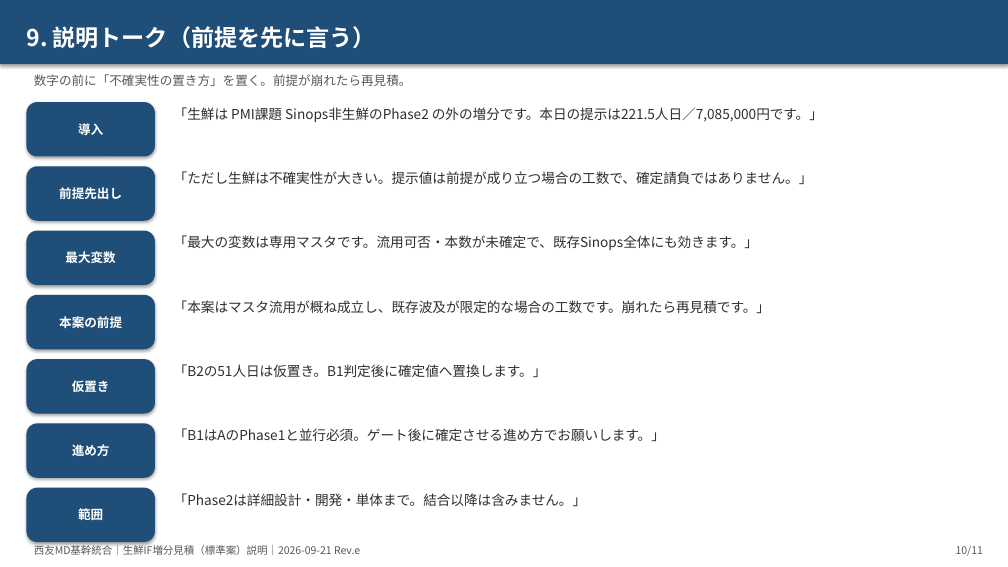
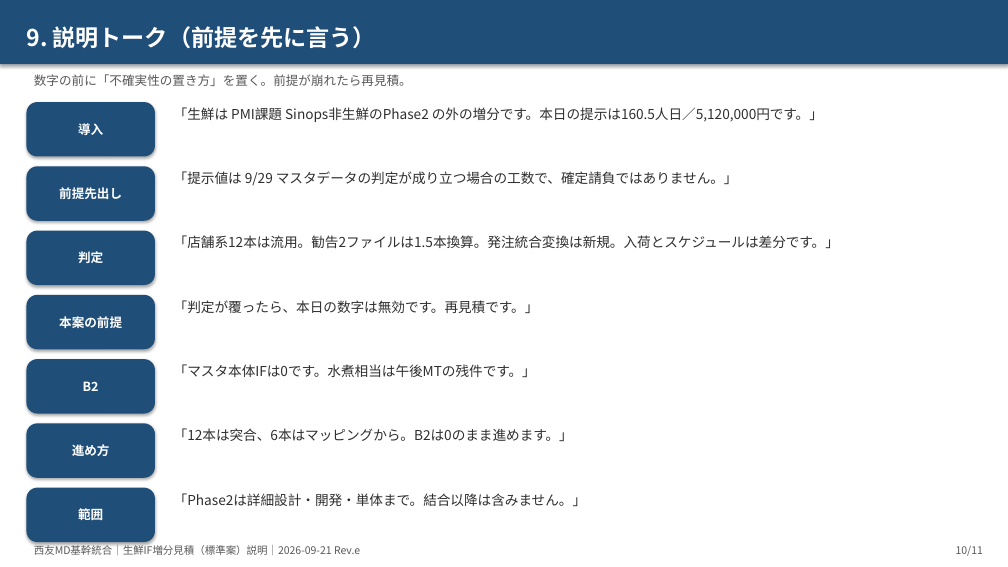
Before and after one commit to ZangPengshi-TREC/Zang_TreC, a slide deck: slide 10 of PMI/Sinops/phase2-detail-design/sources/20260921-生鮮IF増分見積/【説明】生鮮IF増分_標準案見積_リスク着眼_20260921.pptx. Drawn at 1008x567 pixels with LibreOffice and Linux fonts; fonts in the diff are those of the drawing. Boxes give left, top, right and bottom in pixels: in the first picture for what was removed or moved away, otherwise in the second. Text is boxed around its words. In the diff, an @@ line names an element or a change of style, - is before the commit and + after.

```diff
--- a/PMI/Sinops/phase2-detail-design/sources/20260921-生鮮IF増分見積/【説明】生鮮IF増分_標準案見積_リスク着眼_20260921.pptx
+++ b/PMI/Sinops/phase2-detail-design/sources/20260921-生鮮IF増分見積/【説明】生鮮IF増分_標準案見積_リスク着眼_20260921.pptx
@@ text at <box>174,107,823,122</box>: text changed @@
-「生鮮は PMI課題 Sinops非生鮮のPhase2 の外の増分です。本日の提示は221.5人日／7,085,000円です。」
+「生鮮は PMI課題 Sinops非生鮮のPhase2 の外の増分です。本日の提示は160.5人日／5,120,000円です。」
@@ text at <box>174,171,738,186</box>: text changed @@
-「ただし生鮮は不確実性が大きい。提示値は前提が成り立つ場合の工数で、確定請負ではありません。」
+「提示値は 9/29 マスタデータの判定が成り立つ場合の工数で、確定請負ではありません。」
@@ text at <box>174,235,839,248</box>: text changed @@
-「最大の変数は専用マスタです。流用可否・本数が未確定で、既存Sinops全体にも効きます。」
+「店舗系12本は流用。勧告2ファイルは1.5本換算。発注統合変換は新規。入荷とスケジュールは差分です。」
@@ text in rounded rectangle at <box>78,251,103,263</box>: text changed @@
-最大変数
+判定
@@ text at <box>174,300,539,313</box>: text changed @@
-「本案はマスタ流用が概ね成立し、既存波及が限定的な場合の工数です。崩れたら再見積です。」
+「判定が覆ったら、本日の数字は無効です。再見積です。」
@@ text in rounded rectangle at <box>83,381,99,391</box>: text changed @@
-仮置き
+B2
@@ text at <box>174,364,536,377</box>: text changed @@
-「B2の51人日は仮置き。B1判定後に確定値へ置換します。」
+「マスタ本体IFは0です。水煮相当は午後MTの残件です。」
@@ text at <box>174,428,573,441</box>: text changed @@
-「B1はAのPhase1と並行必須。ゲート後に確定させる進め方でお願いします。」
+「12本は突合、6本はマッピングから。B2は0のまま進めます。」
```
Also in this commit, not shown: 10 other slides changed, 18 other files.
